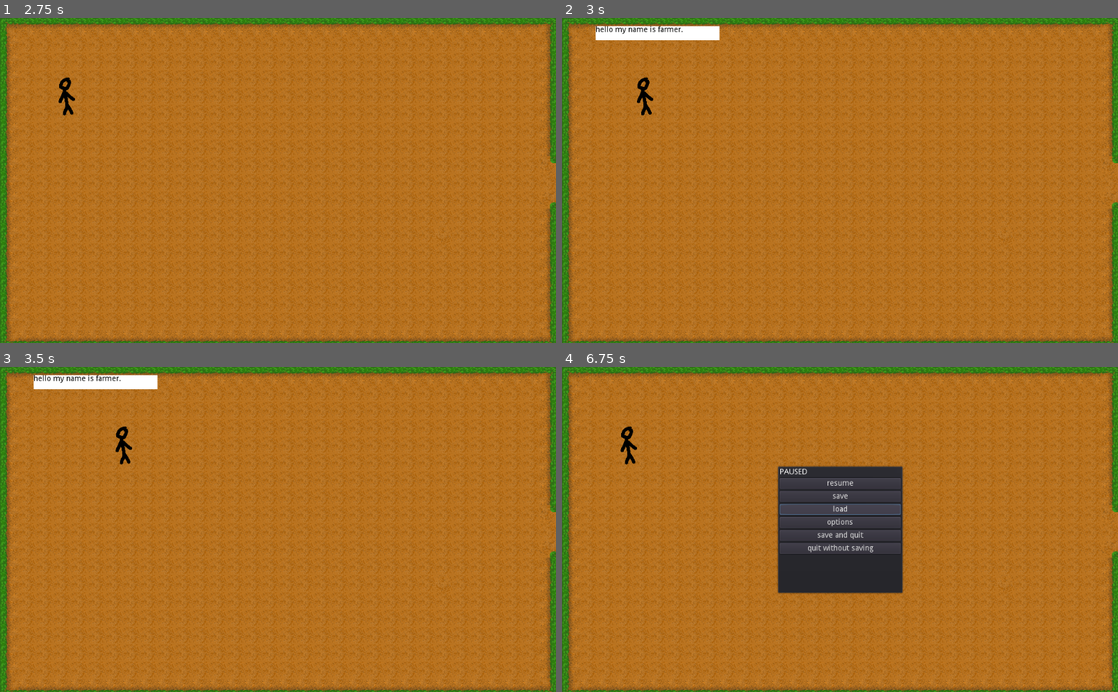
Above: before the commit, frames 1-4 (two rows, left to right).
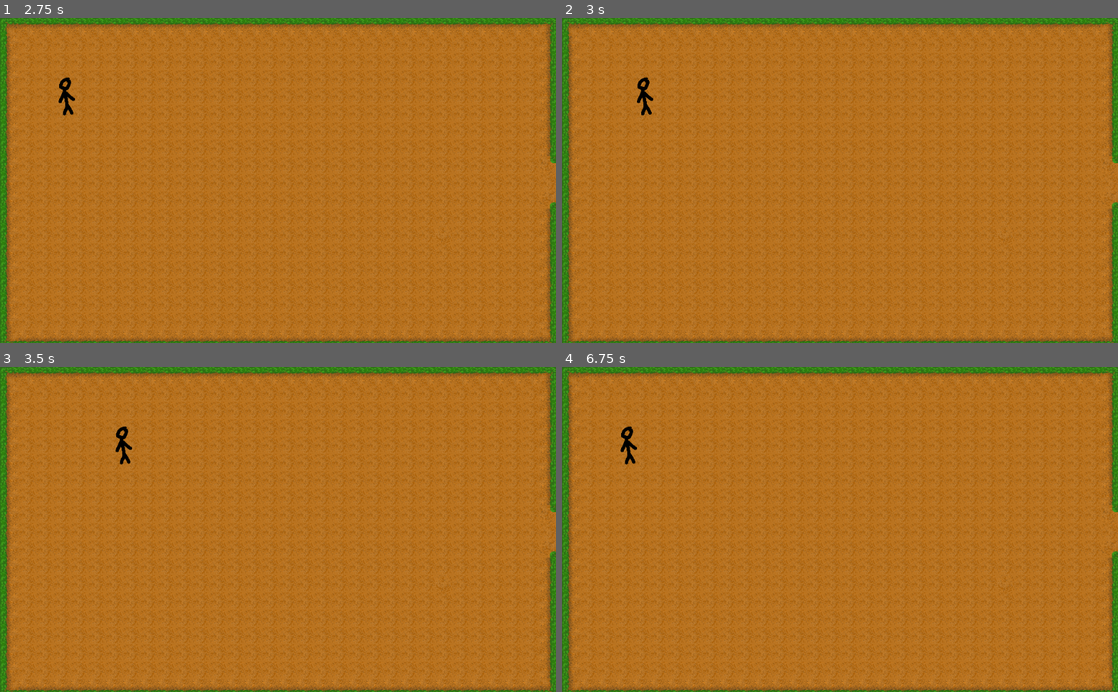
Above: after the commit, the same moments.

Repository: stoodleyc/farm
Game: Godot game, scene res://main menu.tscn
The game is run twice, just before and just after one commit, with the same random seed, the same clock (stepped at 60 frames per second) and the same inputs. The project has no main scene, so this scene is started directly.
Inputs:
- Up to frame 1 (2.75 s): click "new game" at 0.5 s; click "1" at 1.25 s; click "done" at 2 s
- Up to frame 2 (3 s): tap Enter (ui_accept) at 2.75 s; hold D (move right) from 2.78 s (still down)
- Up to frame 3 (3.5 s): keep holding D (move right); tap Enter (ui_accept) at 3.02 s
- Up to frame 4 (6.75 s): release D (move right) at 3.53 s; hold S (move down) 3.53-4.28 s; tap Enter (ui_accept) at 3.77, 5.27, 6.02 s; hold D (move right) 4.28-5.03 s; hold W (move up) 5.03-5.78 s; hold A (move left) 5.78-6.5 s; tap Escape (pause) at 6.4 s; click "load" at 6.5 s

Frame 1 is identical in both runs. In frame 2, 1.0% of the frame differs, in the area x 6-29%, y 2-7%; in frame 3, 1.0%; in frame 4, 8.9%, in the area x 38-62%, y 30-70%.
Error after the commit: Invalid set index 'visible' (on base: 'null instance') with value of type 'bool'. (res://player.gd:50)

Commit message:
area stuff

Diff:
--- a/continue.gd
+++ b/continue.gd
@@ -1,16 +1,18 @@
 extends PopupPanel
 
+onready var data = SaveFiles.game_data
 
 var currentlist = ["user://save_1.save","user://save_2.save","user://save_3.save","user://save_4.save","user://save_5.save"]
-#this checks if the 'current' variable, which is stores the last used save game,
-#is in the list of valid save states above. if so then the it calls the 'load_data'
-#function which loads the data from the previous save game and changes the scene to
-#'farm' which is the default game scene. if it is not in the list there is likely no
-#save game so it opens an error tab
+
+
+
 func _on_continue_pressed():
 	if SaveFiles.current in currentlist:
 		SaveFiles.load_data()
-		get_tree().change_scene("res://farm.tscn");
+		if SaveFiles.game_data.area == "farm":
+			get_tree().change_scene("res://farm.tscn");
+		else:
+			get_tree().change_scene("res://shops.tscn");
 	else:
 		get_tree().paused = true
 		visible = true
--- a/farm.gd
+++ b/farm.gd
@@ -12,15 +12,25 @@
 # and sets the enter variable to farm, if not then it sets the player position
 #to the saved position and sets enter to the current area
 func _ready():
+	SaveFiles.game_data.area = "farm"
 	if SaveFiles.enter == "shop":
 		player.position = Vector2 (970,300)
 		SaveFiles.enter = "farm"
 	else:
-				player.position.x = data.playerx
-				player.position.y = data.playery
-				SaveFiles.enter = data.area
+		player.position.x = data.playerx
+		player.position.y = data.playery
+		SaveFiles.enter = "farm"
 
 #sets any data to the currently saved data when load is pressed
 func _on_load_pressed():
-	player.position.y = data.playery
-	player.position.x = data.playerx
+	SaveFiles.enter = "0"
+	if data.area == "shop":
+		get_tree().change_scene("res://shops.tscn")
+	else:
+		get_tree().change_scene("res://farm.tscn")
+
+
+
+
+func _on_shopenter_body_entered(body):
+	get_tree().change_scene("res://shops.tscn")
--- a/farm.tscn
+++ b/farm.tscn
@@ -33,6 +33,9 @@
 
 [sub_resource type="RectangleShape2D" id=3]
 extents = Vector2( 17.5, 310.5 )
+
+[sub_resource type="RectangleShape2D" id=4]
+extents = Vector2( 11.5, 37 )
 
 [node name="farm" type="Node2D"]
 position = Vector2( 1, 0 )
@@ -94,8 +97,15 @@
 [node name="pause" parent="." instance=ExtResource( 3 )]
 pause_mode = 2
 
+[node name="shopenter" type="Area2D" parent="."]
+
+[node name="CollisionPolygon2D" type="CollisionShape2D" parent="shopenter"]
+position = Vector2( 1012, 304 )
+shape = SubResource( 4 )
+
 [connection signal="pressed" from="pause/pause vbox/save" to="player" method="_on_save_pressed"]
 [connection signal="pressed" from="pause/pause vbox/load" to="." method="_on_load_pressed"]
 [connection signal="pressed" from="pause/pause vbox/save and quit" to="player" method="_on_save_and_quit_pressed"]
+[connection signal="body_entered" from="shopenter" to="." method="_on_shopenter_body_entered"]
 
 [editable path="pause"]
--- a/load.gd
+++ b/load.gd
@@ -1,6 +1,6 @@
 extends PopupPanel
 
-
+onready var data = SaveFiles.game_data
 onready var names = SaveFiles.names
 
 func _on_load_game_pressed():
@@ -26,8 +26,11 @@
 	else:
 		SaveFiles.current = "user://save_1.save"
 		SaveFiles.save_current()
-		get_tree().change_scene("res://farm.tscn")
-
+		SaveFiles.load_data()
+		if  data.area == "farm":
+			get_tree().change_scene("res://farm.tscn")
+		else:
+			get_tree().change_scene("res://shops.tscn")
 
 func _on_save_2_pressed():
 	if $"VBoxContainer/save 2".text == "slot 2":
@@ -35,7 +38,11 @@
 	else:
 		SaveFiles.current = "user://save_2.save"
 		SaveFiles.save_current()
-		get_tree().change_scene("res://farm.tscn")
+		SaveFiles.load_data()
+		if  data.area == "farm":
+			get_tree().change_scene("res://farm.tscn")
+		else:
+			get_tree().change_scene("res://shops.tscn")
 
 func _on_save_3_pressed():
 	if $"VBoxContainer/save 3".text == "slot 3":
@@ -43,7 +50,11 @@
 	else:
 		SaveFiles.current = "user://save_3.save"
 		SaveFiles.save_current()
-		get_tree().change_scene("res://farm.tscn")
+		SaveFiles.load_data()
+		if  data.area == "farm":
+			get_tree().change_scene("res://farm.tscn")
+		else:
+			get_tree().change_scene("res://shops.tscn")
 
 func _on_save_4_pressed():
 	if $"VBoxContainer/save 4".text == "slot 4":
@@ -51,7 +62,11 @@
 	else:
 		SaveFiles.current = "user://save_4.save"
 		SaveFiles.save_current()
-		get_tree().change_scene("res://farm.tscn")
+		SaveFiles.load_data()
+		if  data.area == "farm":
+			get_tree().change_scene("res://farm.tscn")
+		else:
+			get_tree().change_scene("res://shops.tscn")
 
 func _on_save_5_pressed():
 	if $"VBoxContainer/save 5".text == "slot 5":
@@ -59,4 +74,8 @@
 	else:
 		SaveFiles.current = "user://save_5.save"
 		SaveFiles.save_current()
-		get_tree().change_scene("res://farm.tscn")
+		SaveFiles.load_data()
+		if  data.area == "farm":
+			get_tree().change_scene("res://farm.tscn")
+		else:
+			get_tree().change_scene("res://shops.tscn")
--- a/player.gd
+++ b/player.gd
@@ -8,9 +8,6 @@
 var velocity = Vector2.ZERO
 export (int) var walk = 2.5
 
-
-func _ready():
-	hello.text = "hello my name is %s." %[game_data.player_name]
 
 
 
--- a/player.tscn
+++ b/player.tscn
@@ -1,13 +1,10 @@
-[gd_scene load_steps=5 format=2]
+[gd_scene load_steps=4 format=2]
 
 [ext_resource path="res://sprites/temp player.png" type="Texture" id=1]
 [ext_resource path="res://player.gd" type="Script" id=2]
 
 [sub_resource type="RectangleShape2D" id=1]
 extents = Vector2( 17, 38 )
-
-[sub_resource type="StyleBoxFlat" id=2]
-bg_color = Color( 1, 1, 1, 1 )
 
 [node name="player" type="KinematicBody2D"]
 script = ExtResource( 2 )
@@ -20,17 +17,3 @@
 position = Vector2( 21, 41.7575 )
 scale = Vector2( 0.11976, 0.11976 )
 texture = ExtResource( 1 )
-
-[node name="talk" type="PopupPanel" parent="."]
-visible = true
-margin_left = 62.0
-margin_top = 15.0
-margin_right = 290.0
-margin_bottom = 41.0
-custom_styles/panel = SubResource( 2 )
-
-[node name="Label" type="Label" parent="talk"]
-modulate = Color( 0, 0, 0, 1 )
-self_modulate = Color( 0, 0, 0, 1 )
-margin_right = 231.0
-margin_bottom = 31.0
--- /dev/null
+++ b/shops.gd
@@ -0,0 +1,31 @@
+extends Node2D
+
+#the variables shorten are just here to make the code more readable
+onready var data = SaveFiles.game_data
+onready var player = $player
+
+#this checks if the player is entering from the menu or from another scene
+#using the enter variable which stores the last entered area if the enter
+#variable is farm then it sets the player position to the entrance position
+# and sets the enter variable to shop, if not then it sets the player position
+#to the saved position and sets enter to the current area
+func _ready():
+	SaveFiles.game_data.area = "shop"
+	if SaveFiles.enter == "farm":
+		player.position = Vector2 (70,300)
+		SaveFiles.enter = "shop"
+	else:
+		player.position.x = data.playerx
+		player.position.y = data.playery
+		SaveFiles.enter = "shop"
+
+func _on_load_pressed():
+	SaveFiles.enter = "0"
+	if data.area == "farm":
+		get_tree().change_scene("res://farm.tscn")
+	else:
+		get_tree().change_scene("res://shops.tscn")
+
+
+func _on_farmenter_body_entered(body):
+	get_tree().change_scene("res://farm.tscn")
--- a/shops.tscn
+++ b/shops.tscn
@@ -1,8 +1,9 @@
-[gd_scene load_steps=7 format=2]
+[gd_scene load_steps=8 format=2]
 
 [ext_resource path="res://sprites/shop tiles.png" type="Texture" id=1]
 [ext_resource path="res://pause.tscn" type="PackedScene" id=2]
 [ext_resource path="res://player.tscn" type="PackedScene" id=3]
+[ext_resource path="res://shops.gd" type="Script" id=4]
 
 [sub_resource type="TileSet" id=1]
 0/name = "shop tiles.png 0"
@@ -34,6 +35,7 @@
 extents = Vector2( 17.5, 310.5 )
 
 [node name="shops" type="Node2D"]
+script = ExtResource( 4 )
 
 [node name="TileMap" type="TileMap" parent="."]
 tile_set = SubResource( 1 )
@@ -80,4 +82,11 @@
 [node name="pause" parent="." instance=ExtResource( 2 )]
 pause_mode = 2
 
+[node name="farmenter" type="Area2D" parent="."]
+
+[node name="CollisionShape2D" type="CollisionShape2D" parent="farmenter"]
+
+[connection signal="pressed" from="pause/pause vbox/load" to="." method="_on_load_pressed"]
+[connection signal="body_entered" from="farmenter" to="." method="_on_farmenter_body_entered"]
+
 [editable path="pause"]
Not shown: 1 places in farm.tscn that only renumber resources
